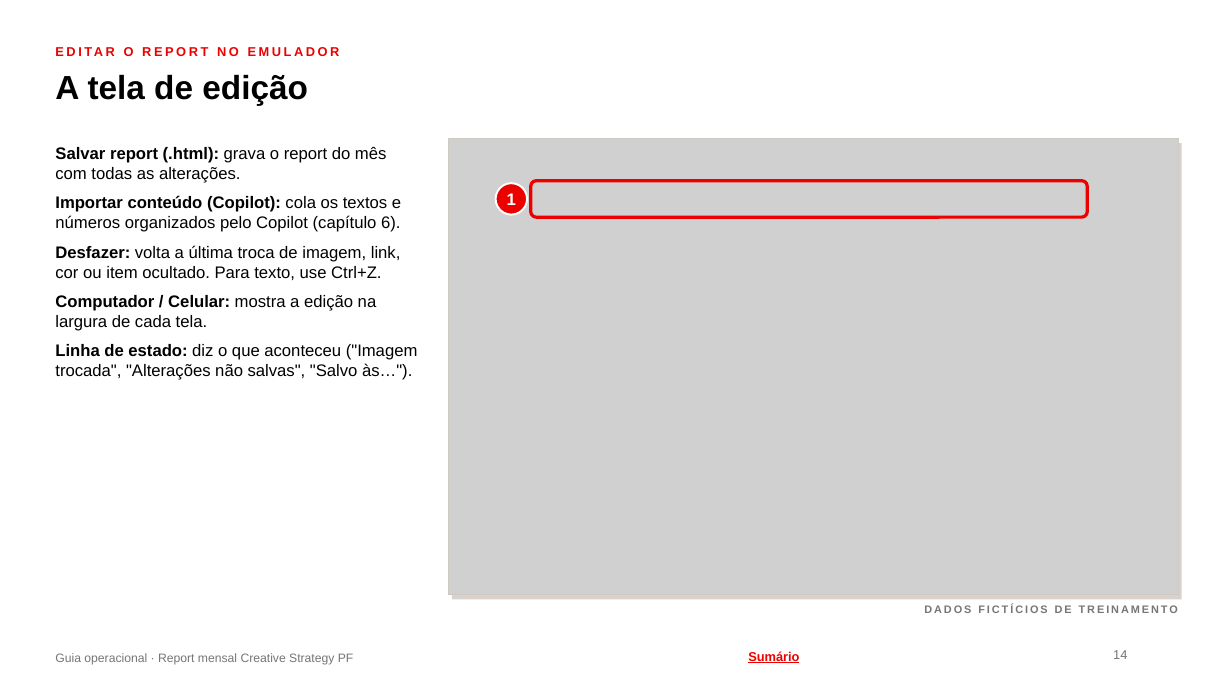
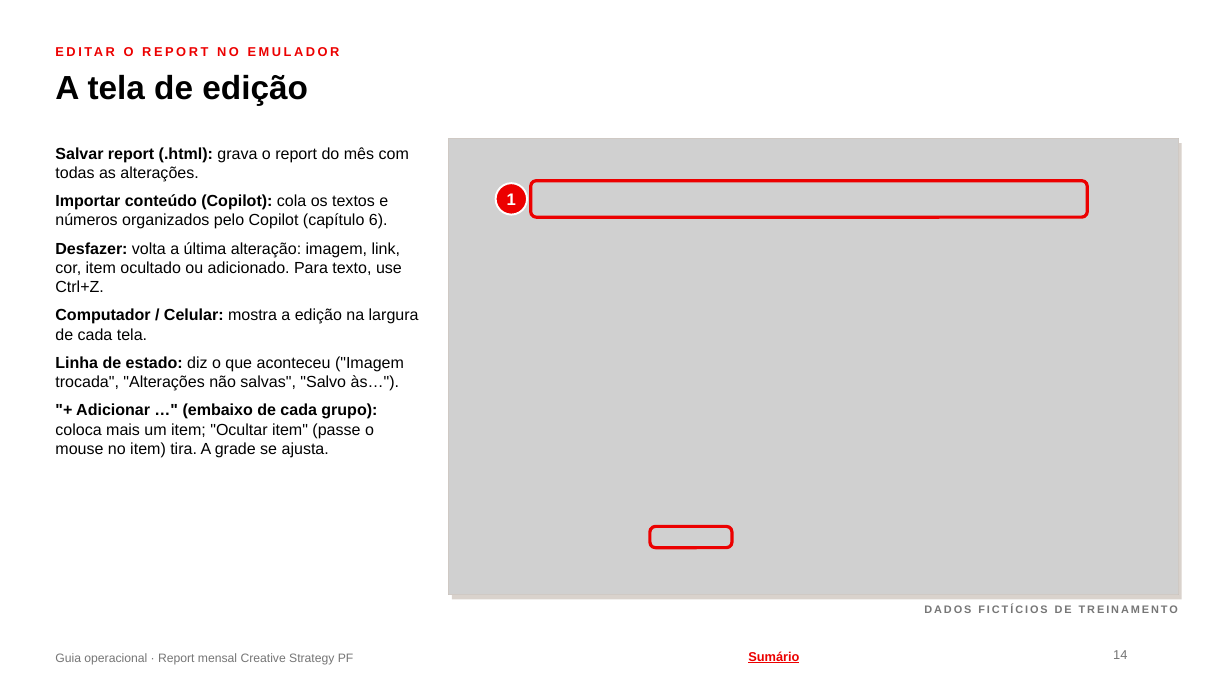
Before and after one commit to fabrizzioriccelli/report_mensal_st, a slide deck: slide 14 of kit/guia-operacional.pptx. Drawn at 1232x693 pixels with LibreOffice and Linux fonts; fonts in the diff are those of the drawing; grey boxes stand for pictures; background and template pictures are left out. Boxes give left, top, right and bottom in pixels: in the first picture for what was removed or moved away, otherwise in the second. Text is boxed around its words. In the diff, an @@ line names an element or a change of style, - is before the commit and + after.

```diff
--- a/kit/guia-operacional.pptx
+++ b/kit/guia-operacional.pptx
@@ text at <box>55,147,419,391</box>: size 13 to 12.5 pt in "Salvar report (.html): grava o report do ...", "Importar conteúdo (Copilot): cola os textos e ...", "Computador / Celular: mostra a edição na ...", "Linha de estado: diz o que aconteceu ..." @@
@@ text at <box>55,242,402,292</box>: text changed; size 13 to 12.5 pt @@
-3. Desfazer: volta a última troca de imagem, link, cor ou item ocultado. Para texto, use Ctrl+Z.
+3. Desfazer: volta a última alteração: imagem, link, cor, item ocultado ou adicionado. Para texto, use Ctrl+Z.
@@ text at <box>55,403,377,458</box>: paragraph added @@
+6. "+ Adicionar …" (embaixo de cada grupo): coloca mais um item; "Ocultar item" (passe o mouse no item) tira. A grade se ajusta.
@@ rounded rectangle added at <box>650,527,732,548</box>, outline #EC0000 2.5 pt @@
```
Also in this commit, not shown: 4 other slides changed, 4 other files.
